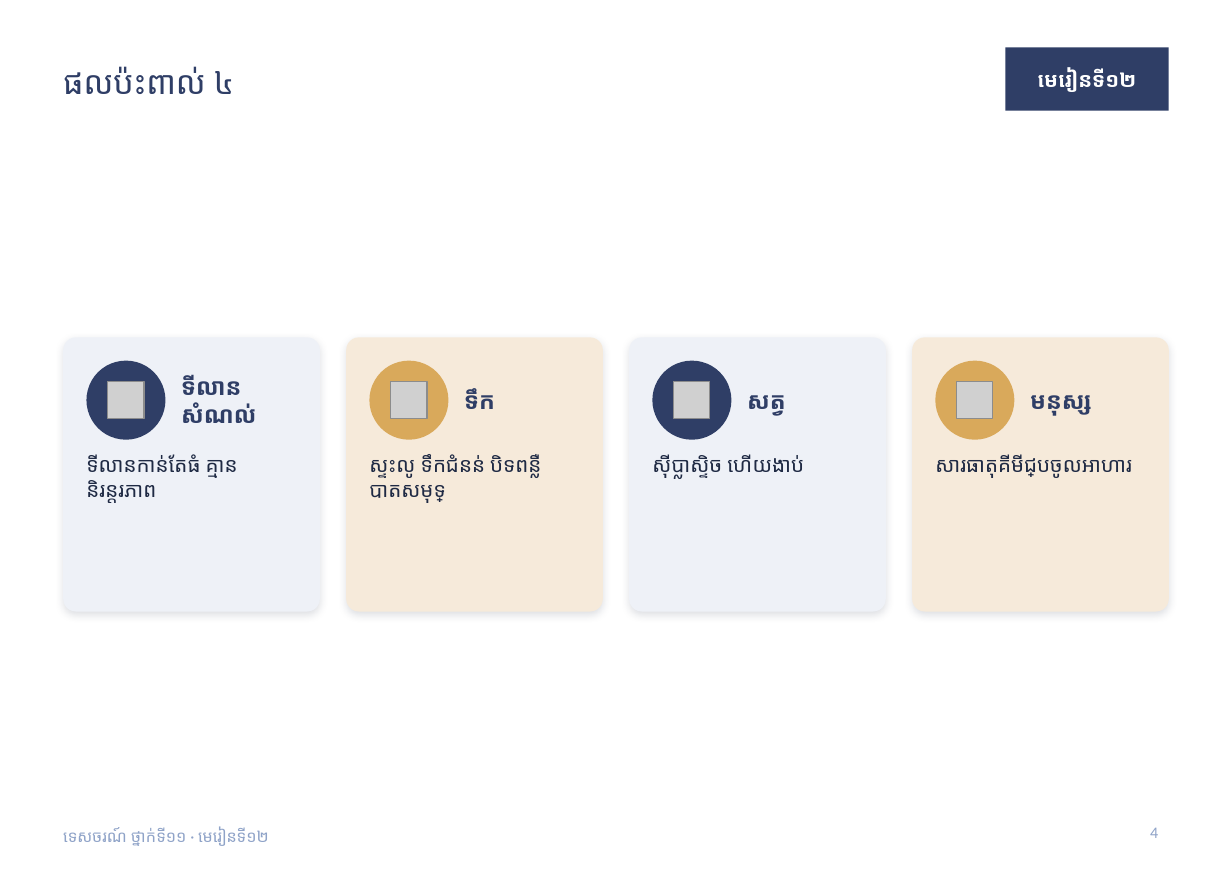
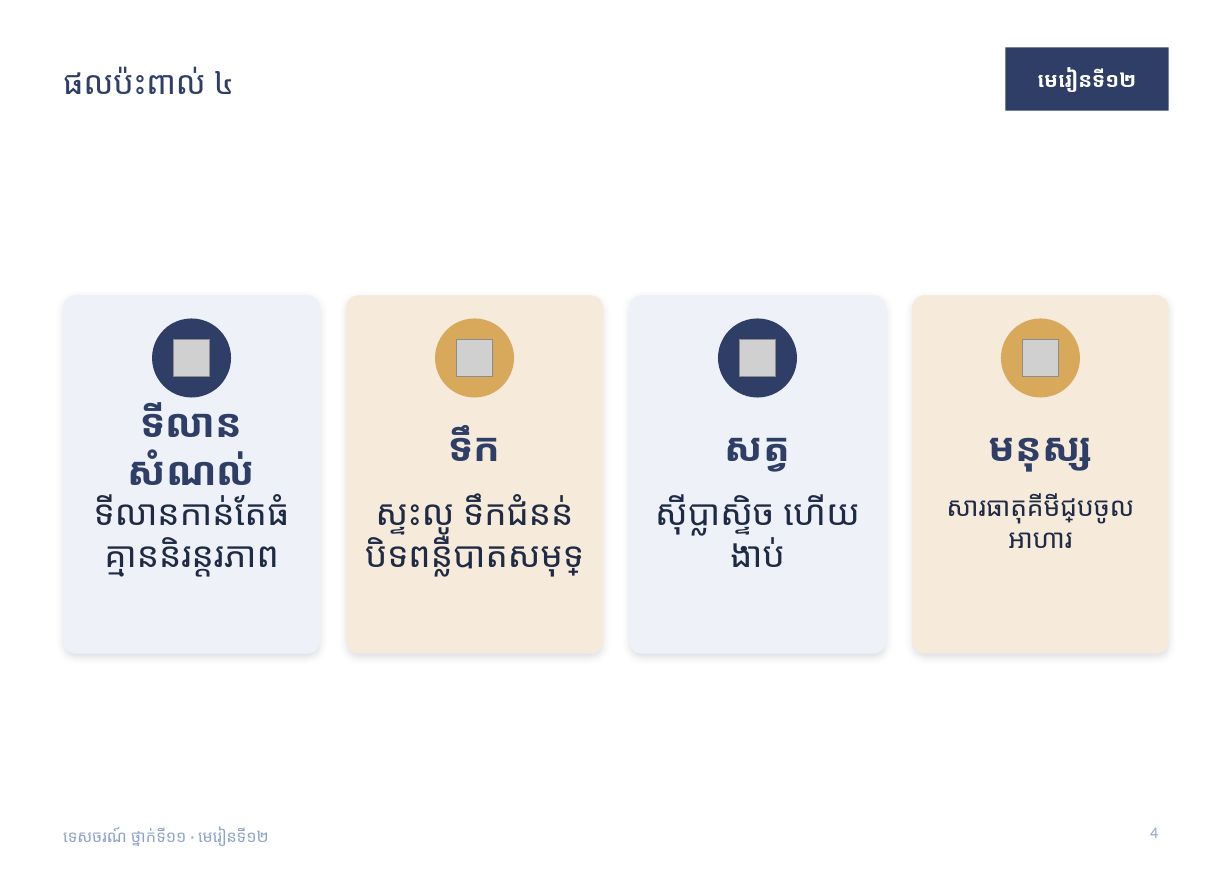
Before and after one commit to khgeo/tourism11, a slide deck: slide 4 of plan/slides/tourism11-lesson-12.pptx. Drawn at 1232x872 pixels with LibreOffice and Linux fonts; fonts in the diff are those of the drawing; grey boxes stand for pictures. Boxes give left, top, right and bottom in pixels: in the first picture for what was removed or moved away, otherwise in the second. Text is boxed around its words. In the diff, an @@ line names an element or a change of style, - is before the commit and + after.

```diff
--- a/plan/slides/tourism11-lesson-12.pptx
+++ b/plan/slides/tourism11-lesson-12.pptx
@@ rounded rectangle: place and size @@
-rounded rectangle at box(63, 337, 320, 611)
+rounded rectangle at box(63, 295, 320, 653)
@@ rounded rectangle: place and size @@
-rounded rectangle at box(347, 337, 604, 611)
+rounded rectangle at box(347, 295, 604, 653)
@@ rounded rectangle: place and size @@
-rounded rectangle at box(629, 337, 886, 611)
+rounded rectangle at box(629, 295, 886, 653)
@@ rounded rectangle: place and size @@
-rounded rectangle at box(912, 337, 1169, 611)
+rounded rectangle at box(912, 295, 1169, 653)
@@ 4 ellipses: place and size @@
-4 ellipses at box(86, 360, 1015, 439)
+4 ellipses at box(152, 318, 1080, 397)
@@ 4 pictures: place and size @@
-4 pictures at box(107, 382, 993, 417)
+4 pictures at box(174, 339, 1058, 375)
@@ text "ទីលានសំណល់": place and size @@
-text "ទីលានសំណល់" at box(181, 374, 255, 423)
+text "ទីលានសំណល់" at box(128, 402, 253, 496)
@@ text "ទឹក": place and size @@
-text "ទឹក" at box(464, 388, 495, 409)
+text "ទឹក" at box(448, 425, 500, 461)
@@ text "សត្វ": place and size @@
-text "សត្វ" at box(747, 395, 785, 415)
+text "សត្វ" at box(725, 438, 790, 472)
@@ size 16 to 27 pt; alignment left to centre in 4 elements at box(128, 402, 253, 496), box(448, 425, 500, 461), box(725, 438, 790, 472), box(988, 438, 1092, 472) @@
@@ text "មនុស្ស": place and size @@
-text "មនុស្ស" at box(1030, 395, 1092, 415)
+text "មនុស្ស" at box(988, 438, 1092, 472)
@@ text "ទីលានកាន់តែធំ គ្មាននិរន្តរភាព": place and size @@
-text "ទីលានកាន់តែធំ គ្មាននិរន្តរភាព" at box(86, 454, 219, 503)
+text "ទីលានកាន់តែធំ គ្មាននិរន្តរភាព" at box(94, 494, 288, 577)
@@ text "ស្ទះលូ ទឹកជំនន់ បិទពន្លឺបាតសមុទ្រ": place and size @@
-text "ស្ទះលូ ទឹកជំនន់ បិទពន្លឺបាតសមុទ្រ" at box(369, 454, 541, 503)
+text "ស្ទះលូ ទឹកជំនន់ បិទពន្លឺបាតសមុទ្រ" at box(365, 493, 584, 577)
@@ size 14 to 24 pt; alignment left to centre in 3 elements at box(94, 494, 288, 577), box(365, 493, 584, 577), box(655, 494, 859, 567) @@
@@ text "ស៊ីប្លាស្ទិច ហើយងាប់": place and size @@
-text "ស៊ីប្លាស្ទិច ហើយងាប់" at box(652, 454, 803, 479)
+text "ស៊ីប្លាស្ទិច ហើយងាប់" at box(655, 494, 859, 567)
@@ text "សារធាតុគីមីជ្រាបចូលអាហារ": place and size @@
-text "សារធាតុគីមីជ្រាបចូលអាហារ" at box(935, 454, 1132, 478)
+text "សារធាតុគីមីជ្រាបចូលអាហារ" at box(947, 493, 1135, 548)
@@ text "សារធាតុគីមីជ្រាបចូលអាហារ" at box(947, 493, 1135, 548): size 14 to 18 pt; alignment left to centre @@
```
Also in this commit, not shown: 10 other slides changed, 23 other files.
